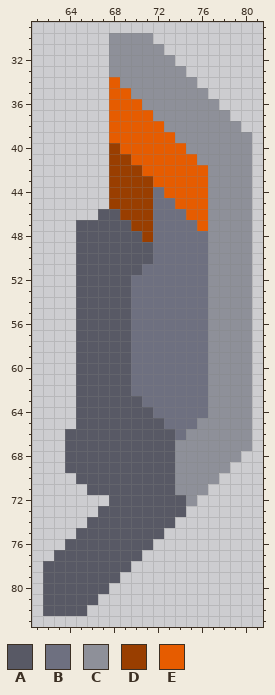
A sprite sheet gets an edit: sprites/blocks/turrets/artiglieria/artiglieria-blade-r.png. The first picture shows the starting point.
The file is 96x96 pixels. Colours within 5 levels of each other are drawn and written as one. Shown: x 61..81, y 29..83.
Palette (. is transparent): A #585965  B #6e7080  C #8e9099  D #993e00  E #e65c00
Pixels before, first column x 62:
30 ......CCCC.........
31 ......CCCCC........
32 ......CCCCCC.......
33 ......CCCCCCC......
34 ......ECCCCCCC.....
35 ......EECCCCCCC....
36 ......EEECCCCCCC...
37 ......EEEECCCCCCC..
38 ......EEEEECCCCCCC.
39 ......EEEEEECCCCCCC
40 ......DEEEEEECCCCCC
41 ......DDEEEEEECCCCC
42 ......DDDEEEEEECCCC
43 ......DDDDEEEEECCCC
44 ......DDDDBEEEECCCC
45 ......DDDDBBEEECCCC
46 .....AADDDBBBEECCCC
47 ...AAAAADDBBBBECCCC
48 ...AAAAAADBBBBBCCCC
49 ...AAAAAAABBBBBCCCC
50 ...AAAAAAABBBBBCCCC
51 ...AAAAAABBBBBBCCCC
52 ...AAAAABBBBBBBCCCC
53 ...AAAAABBBBBBBCCCC
54 ...AAAAABBBBBBBCCCC
55 ...AAAAABBBBBBBCCCC
56 ...AAAAABBBBBBBCCCC
57 ...AAAAABBBBBBBCCCC
58 ...AAAAABBBBBBBCCCC
59 ...AAAAABBBBBBBCCCC
60 ...AAAAABBBBBBBCCCC
61 ...AAAAABBBBBBBCCCC
62 ...AAAAABBBBBBBCCCC
63 ...AAAAAABBBBBBCCCC
64 ...AAAAAAABBBBBCCCC
65 ...AAAAAAAABBBCCCCC
66 ..AAAAAAAAAABCCCCCC
67 ..AAAAAAAAAACCCCCCC
68 ..AAAAAAAAAACCCCCC.
69 ..AAAAAAAAAACCCCC..
70 ...AAAAAAAAACCCC...
71 ....AAAAAAAACCC....
72 ......AAAAAAAC.....
73 .....AAAAAAAA......
74 ....AAAAAAAA.......
75 ...AAAAAAAA........
76 ..AAAAAAAA.........
77 .AAAAAAAA..........
78 AAAAAAAA...........
79 AAAAAAA............
80 AAAAAA.............
81 AAAAA..............
82 AAAA...............
Now the later version:
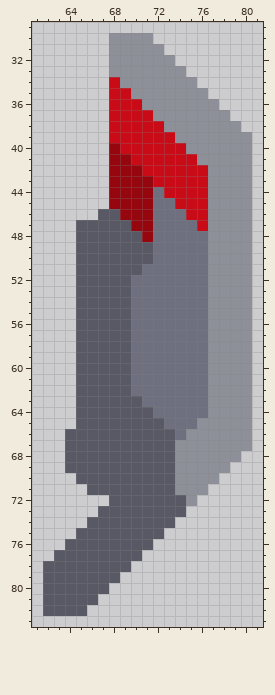
From old to new:
colour D: #993e00 -> #96060f
colour E: #e65c00 -> #c90b17
